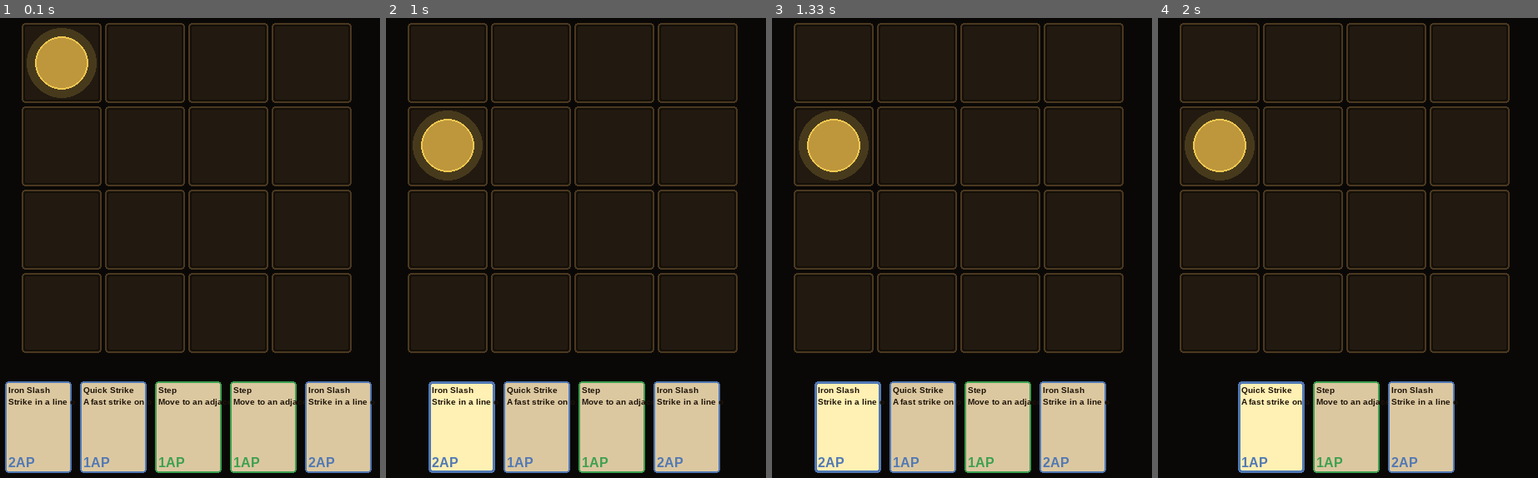
Above: before the commit, frames 1-4 (left to right).
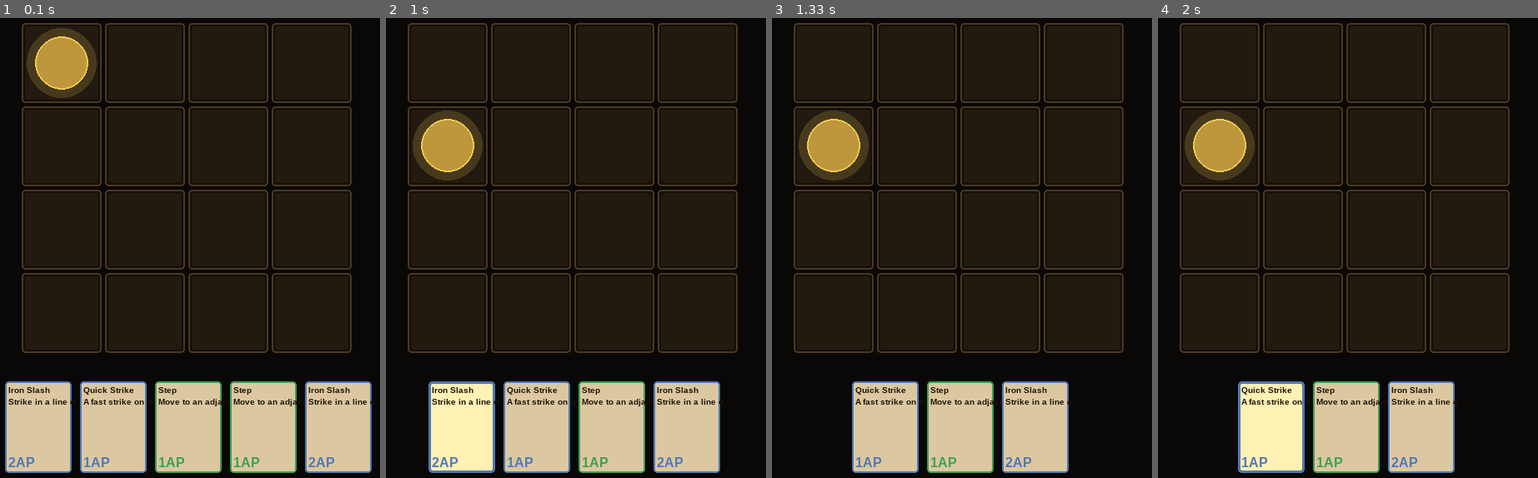
Above: after the commit, the same moments.

Repository: ParanyuLion/pygame-cardgame
Game: pygame game, started from main.py
Same seed, same stepped clock (60 frames per second), same inputs: the game is played once before the commit and once after it.
Inputs (mouse positions are in pixels of both pictures, inside the frame that each line leads up to):
- Up to frame 1 (0.1 s): no input
- Up to frame 2 (1 s): tap S at 0.33 s; click "Iron Slash" at 0.72 s
- Up to frame 3 (1.33 s): click (1019, 105) at 1.05 s
- Up to frame 4 (2 s): click (1412, 307) at 1.38 s; click "Quick Strike" at 1.72 s

Frames 1-2 are identical in both runs. In frame 3, 9.3% of the frame differs, in the area x 11-88%, y 78-99%; in frame 4, nothing differs.

Commit message:
fix: apply grants_ap, publish draw_after_play events, relax click guard
PlayCardUseCase now applies card.grants_ap after spend_ap (C1).
PlayCardUseCase collects and publishes CardDrawn events from the
draw_after_play loop instead of discarding them (I2).
InputHandler._handle_click no longer requires a grid tile hit to
play a selected card -- any non-card click triggers play (I1).
Two new tests: test_play_charge_grants_ap, test_play_draw_after_play_publishes_card_drawn.

Co-Authored-By: Claude Sonnet 4.6 <noreply@anthropic.com>

Diff:
--- a/src/presentation/input_handler.py
+++ b/src/presentation/input_handler.py
@@ -68,10 +68,6 @@
         if self._selected_card_id is None:
             return
 
-        tile_pos = self._grid_renderer.screen_to_tile(*pos)
-        if tile_pos is None:
-            return
-
         try:
             self._play.execute(self._selected_card_id)
             self._selected_card_id = None
--- a/src/use_cases/play_card.py
+++ b/src/use_cases/play_card.py
@@ -1,6 +1,6 @@
 from src.domain.interfaces import IBattleRepository, IEventBus
 from src.domain.entities.card import CardContext
-from src.domain.events.battle_events import CardPlayed
+from src.domain.events.battle_events import CardPlayed, CardDrawn
 from src.domain.services.deck_manager import DeckManager
 
 class PlayCardUseCase:
@@ -16,6 +16,8 @@
             raise ValueError(f"Card '{card_id}' not in hand")
 
         state.player.spend_ap(card.ap_cost)
+        if card.grants_ap:
+            state.player.ap = min(state.player.ap + card.grants_ap, state.player.max_ap)
 
         targets = state.grid.get_targets(state.player.position, card.pattern)
         context = CardContext(player=state.player, targets=targets, enemies=state.enemies)
@@ -24,8 +26,11 @@
         state.hand.remove(card)
         state.discard.append(card)
 
+        draw_events: list[CardDrawn] = []
         for _ in range(card.draw_after_play):
-            DeckManager.draw(state.deck, state.hand, state.discard)
+            drawn = DeckManager.draw(state.deck, state.hand, state.discard)
+            if drawn is not None:
+                draw_events.append(drawn)
 
         self._repo.save(state)
 
@@ -36,3 +41,5 @@
         ))
         for event in side_events:
             self._bus.publish(event)
+        for event in draw_events:
+            self._bus.publish(event)
--- a/tests/use_cases/test_play_card.py
+++ b/tests/use_cases/test_play_card.py
@@ -7,7 +7,7 @@
 from src.domain.value_objects.position import Position
 from src.domain.value_objects.card_tag import CardTag
 from src.domain.value_objects.attack_pattern import AttackPattern
-from src.domain.events.battle_events import CardPlayed
+from src.domain.events.battle_events import CardPlayed, CardDrawn
 from src.use_cases.play_card import PlayCardUseCase
 
 def _card(id: str, ap_cost: int = 1, damage: int = 0, draw_after: int = 0) -> Card:
@@ -92,3 +92,21 @@
     use_case, _, _ = _make_use_case(state)
     use_case.execute("charge_1")   # must not raise
     assert card in state.discard
+
+def test_play_charge_grants_ap():
+    card = Card(id="charge_1", name="charge_1", tags=[CardTag("Charge")], ap_cost=0,
+                pattern=AttackPattern.single(), damage=0, grants_ap=1)
+    state = _make_state([card], ap=2)
+    use_case, _, _ = _make_use_case(state)
+    use_case.execute("charge_1")
+    assert state.player.ap == 3  # 2 - 0 + 1 = 3
+
+def test_play_draw_after_play_publishes_card_drawn():
+    card = _card("charge_1", ap_cost=0, draw_after=1)
+    extra = _extra_deck_card("extra_1")
+    state = _make_state([card])
+    state.deck = [extra]
+    use_case, _, bus = _make_use_case(state)
+    use_case.execute("charge_1")
+    events = [call[0][0] for call in bus.publish.call_args_list]
+    assert any(isinstance(e, CardDrawn) and e.card_id == "extra_1" for e in events)
